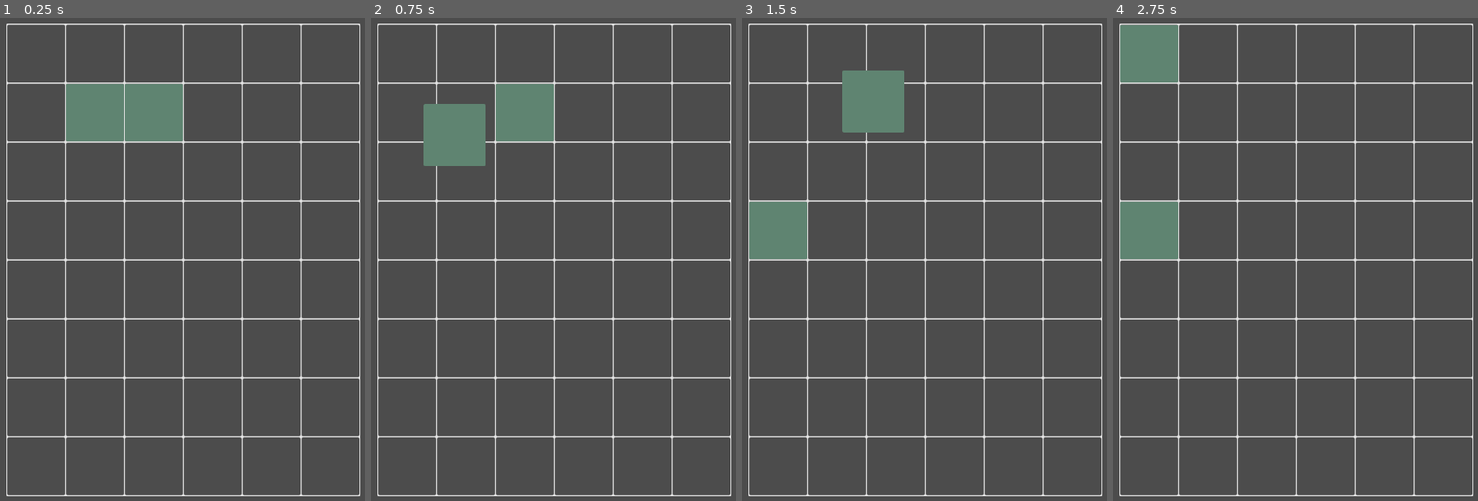
Above: before the commit, frames 1-4 (left to right).
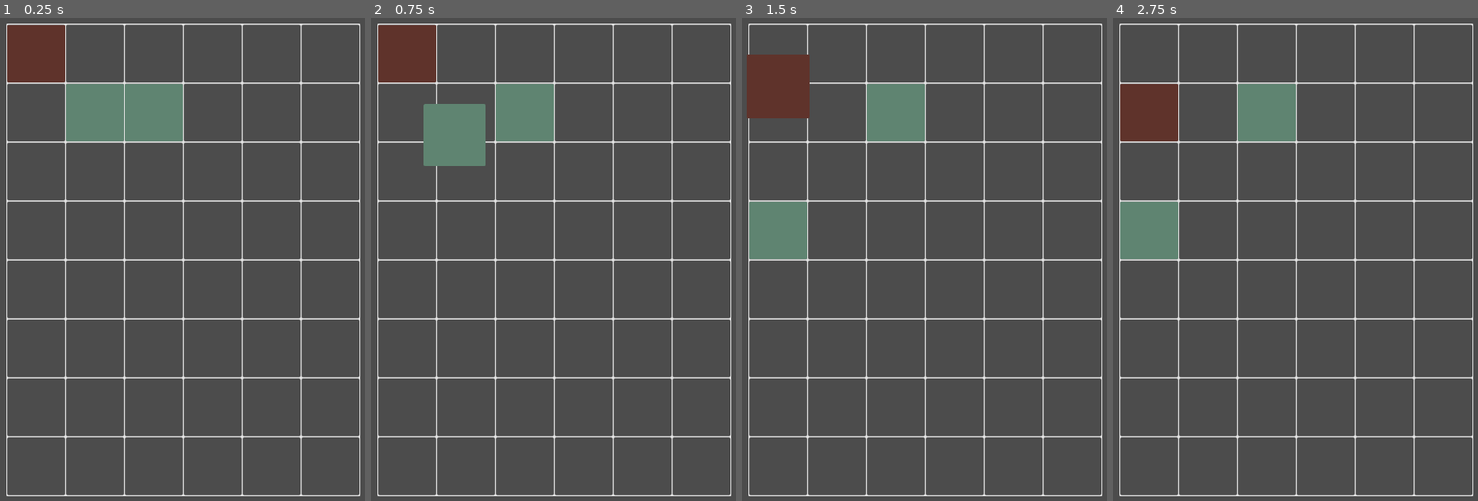
Above: after the commit, the same moments.

Repository: ax9880/genso-battle
Game: Godot game, scene res://Main.tscn
The game is run twice, just before and just after one commit, with the same random seed, the same clock (stepped at 60 frames per second) and the same inputs.
Inputs (mouse positions are in pixels of both pictures, inside the frame that each line leads up to):
- Up to frame 1 (0.25 s): no input
- Up to frame 2 (0.75 s): tap Enter at 0.5 s; drag from (465, 114) to (407, 230) at 0.52 s
- Up to frame 3 (1.5 s): drag from (895, 114) to (778, 51) at 1.27 s
- Up to frame 4 (2.75 s): move the mouse to (1339, 61) at 2.02 s; click (1339, 61) at 2.17 s

The runs differ from the first frame. In frame 1, 1.9% of the frame differs, in the area x 1-18%, y 1-14%; in frame 2, 1.9%; in frame 3, 4.3%; in frame 4, 5.7%, in the area x 1-51%, y 1-26%.

Commit message:
Moving enemy in a fixed path. Added state changes and sprite size increase, but state change is very clunky

Diff:
--- a/Enemy.gd
+++ b/Enemy.gd
@@ -38,8 +38,10 @@
 func _start_moving() -> void:
 	_move()
 
-	#emit_signal("started_moving", self)
-	self.current_state = STATE.PICKED_UP
+	emit_signal("started_moving", self)
+
+	enable_swap_area()
+	_increase_sprite_size()
 
 func _move_towards_mouse() -> void:
 	pass
@@ -60,6 +62,10 @@
 	else:
 		emit_signal("action_done")
 
+		self.current_state = STATE.IDLE
+
+		_restore_sprite_size()
+
 
 func _build_graph(grid: Array) -> void:
 	# _get_cell()
--- a/Main.tscn
+++ b/Main.tscn
@@ -1,7 +1,8 @@
-[gd_scene load_steps=7 format=2]
+[gd_scene load_steps=8 format=2]
 
 [ext_resource path="res://grid.png" type="Texture" id=1]
 [ext_resource path="res://Unit.tscn" type="PackedScene" id=2]
+[ext_resource path="res://Enemy.tscn" type="PackedScene" id=3]
 [ext_resource path="res://Grid.gd" type="Script" id=4]
 [ext_resource path="res://CellArea2D.tscn" type="PackedScene" id=5]
 
@@ -88,6 +89,8 @@
 
 [node name="Enemies" type="Node2D" parent="Grid"]
 
+[node name="Enemy" parent="Grid/Enemies" instance=ExtResource( 3 )]
+
 [node name="Units" type="Node2D" parent="Grid"]
 
 [node name="Unit" parent="Grid/Units" instance=ExtResource( 2 )]
--- a/Unit.gd
+++ b/Unit.gd
@@ -139,31 +139,39 @@
 			# TODO: snap to grid ?
 			set_physics_process(false)
 
-			tween.remove(sprite, ":scale")
-
-			tween.interpolate_property(sprite, "scale",
-				sprite.scale, Vector2.ONE, # TODO: Save original sprite scale
-				0.25,
-				Tween.TRANS_SINE)
-
-			tween.start()
+			_restore_sprite_size()
 		STATE.PICKED_UP:
 			enable_swap_area()
 
 			emit_signal("picked_up", self, position)
 
+			_increase_sprite_size()
+
 			set_physics_process(true)
-
-			tween.remove(sprite, ":scale")
-
-			tween.interpolate_property(sprite, "scale",
-				sprite.scale, Vector2(1.1, 1.1),
-				0.25,
-				Tween.TRANS_SINE)
-
-			tween.start()
 		STATE.SNAPPING_TO_GRID:
 			disable_swap_area()
+
+
+func _increase_sprite_size() -> void:
+	tween.remove(sprite, ":scale")
+
+	tween.interpolate_property(sprite, "scale",
+		sprite.scale, Vector2(1.1, 1.1),
+		0.25,
+		Tween.TRANS_SINE)
+
+	tween.start()
+
+
+func _restore_sprite_size() -> void:
+	tween.remove(sprite, ":scale")
+
+	tween.interpolate_property(sprite, "scale",
+		sprite.scale, Vector2.ONE, # TODO: Save original sprite scale
+		0.25,
+		Tween.TRANS_SINE)
+
+	tween.start()
 
 
 ## Signals
